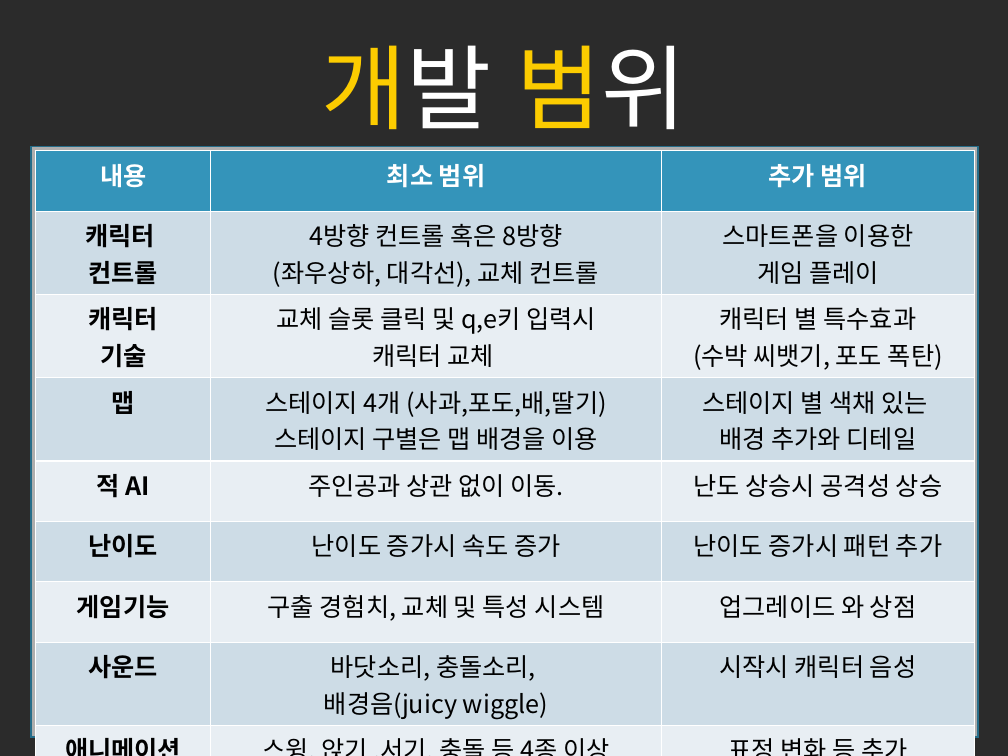
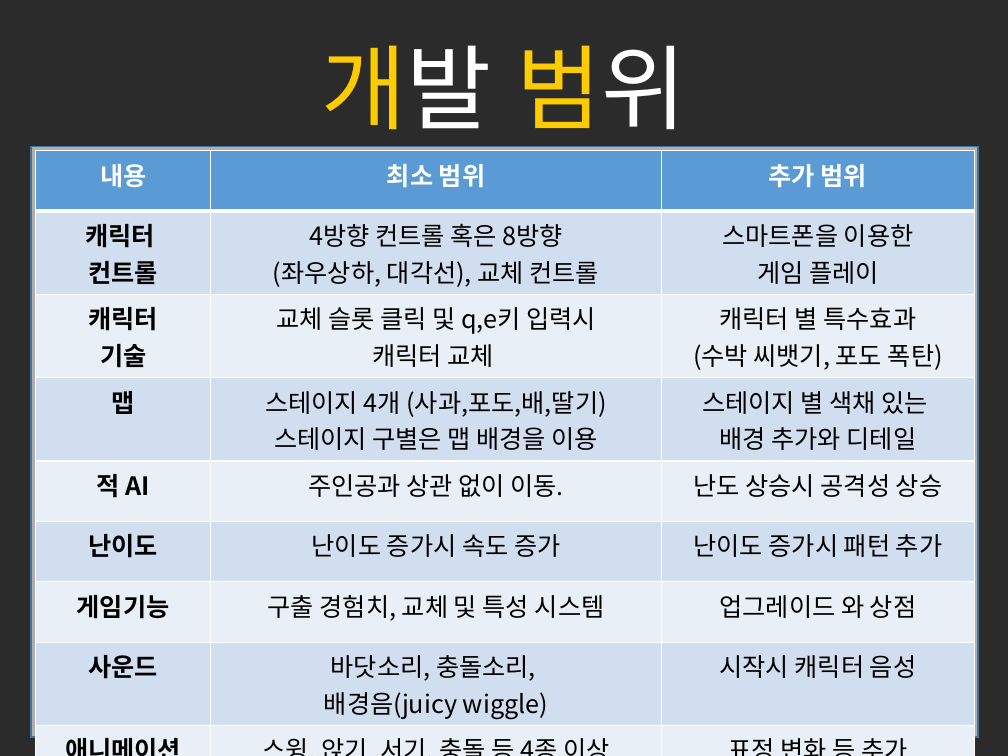
Before and after one commit to leejunguk/2dgample, a slide deck: slide 4 of 2차과제 2013180030 이정욱.pptx (slide 7 before the commit). Drawn at 1008x756 pixels with LibreOffice and Linux fonts; fonts in the diff are those of the drawing; background and template pictures are left out; a plain dark background stands for a picture behind light text. Boxes give left, top, right and bottom in pixels: in the first picture for what was removed or moved away, otherwise in the second. Text is boxed around its words. In the diff, an @@ line names an element or a change of style, - is before the commit and + after.

```diff
--- a/2차과제 2013180030 이정욱.pptx
+++ b/2차과제 2013180030 이정욱.pptx
@@ rectangle at (31, 146, 979, 737): outline #266D8A 1 pt to #43739E 1 pt @@
@@ table at (35, 151, 975, 736) @@
@@ fill #3494BA to #5B9BD5 in row 1 @@
@@ fill #CEDCE7 to #D2DEEF in 12 cells @@
@@ fill #E8EEF3 to #EAEFF7 in 12 cells @@
```
Also in this commit, not shown: 5 other slides changed, 1 slide added, 3 slides removed.
